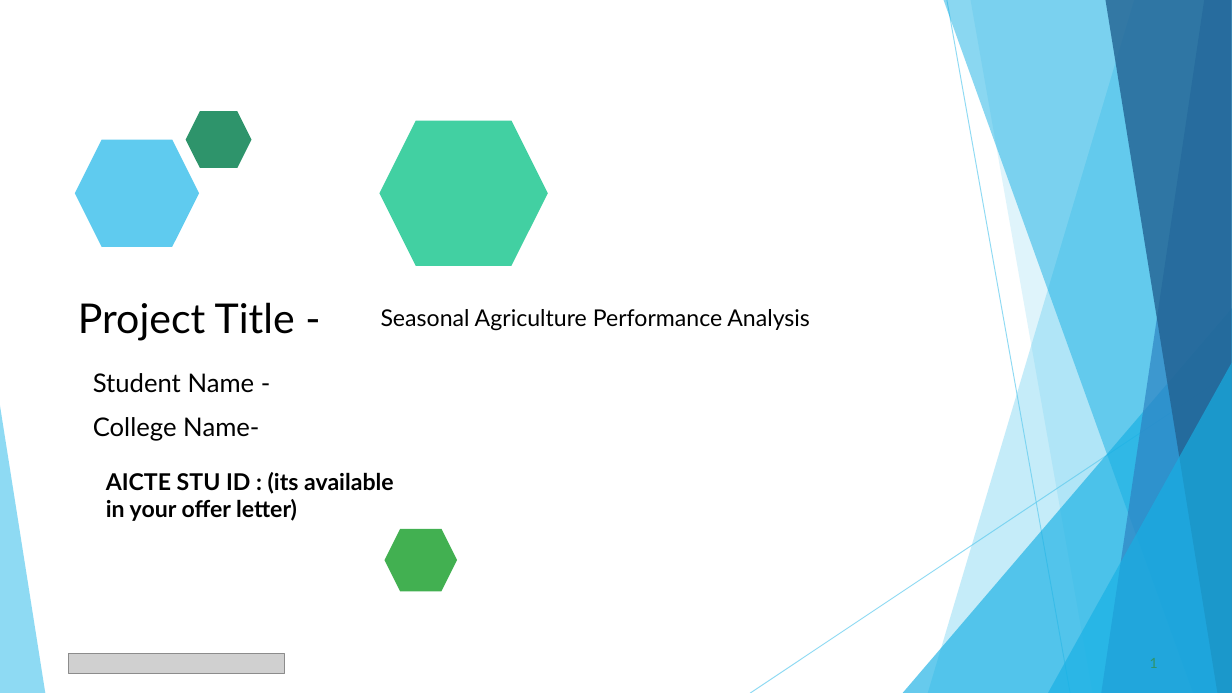
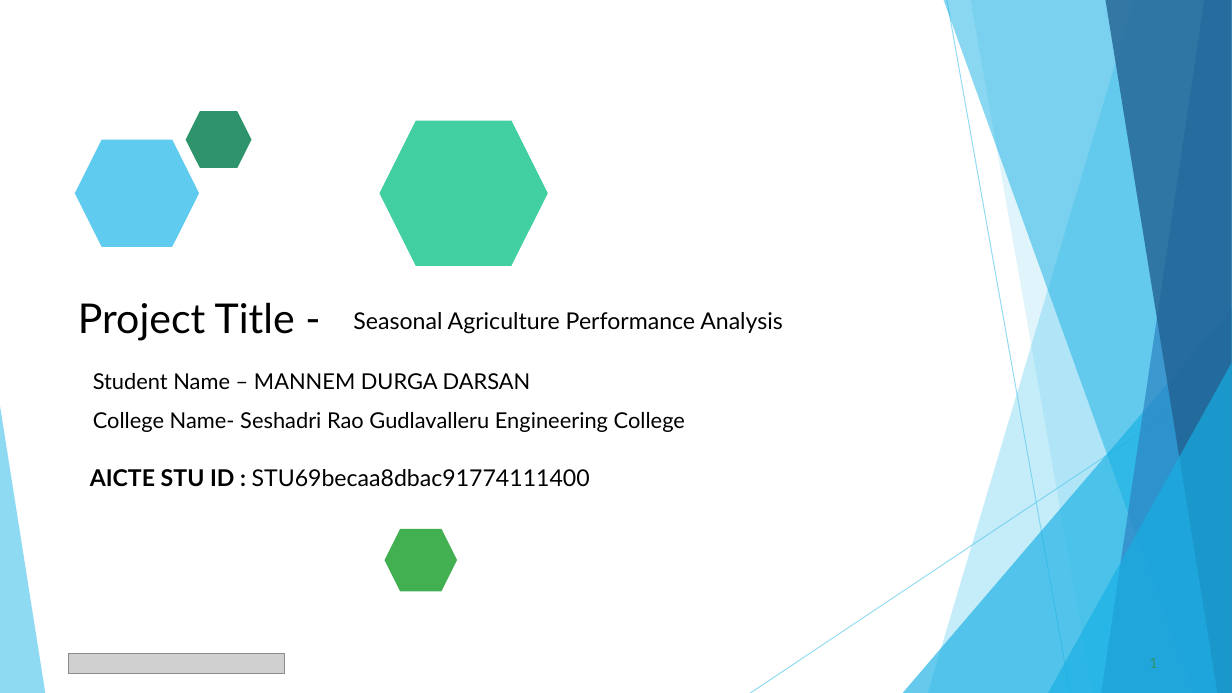
Before and after one commit to darsan-0/Seasonal-Agriculture-Performance-Analysis, a slide deck: slide 1 of VOIS_Major_Project_PPT_Submission_Template.pptx. Drawn at 1232x693 pixels with LibreOffice and Linux fonts; fonts in the diff are those of the drawing; grey boxes stand for pictures. Boxes give left, top, right and bottom in pixels: in the first picture for what was removed or moved away, otherwise in the second. Text is boxed around its words. In the diff, an @@ line names an element or a change of style, - is before the commit and + after.

```diff
--- a/VOIS_Major_Project_PPT_Submission_Template.pptx
+++ b/VOIS_Major_Project_PPT_Submission_Template.pptx
@@ text "Seasonal Agriculture Performance Analysis": place and size @@
-text "Seasonal Agriculture Performance Analysis" at (381,309,810,331)
+text "Seasonal Agriculture Performance Analysis" at (353,312,783,334)
@@ text at (93,373,685,432): text changed; size 20 to 17 pt @@
-Student Name -
-College Name-
+Student Name – MANNEM DURGA DARSAN
+College Name- Seshadri Rao Gudlavalleru Engineering College
@@ text at (90,469,590,487): text changed; bold off @@
-AICTE STU ID : (its available in your offer letter)
+AICTE STU ID : STU69becaa8dbac91774111400
```
Also in this commit, not shown: 3 other slides changed.
